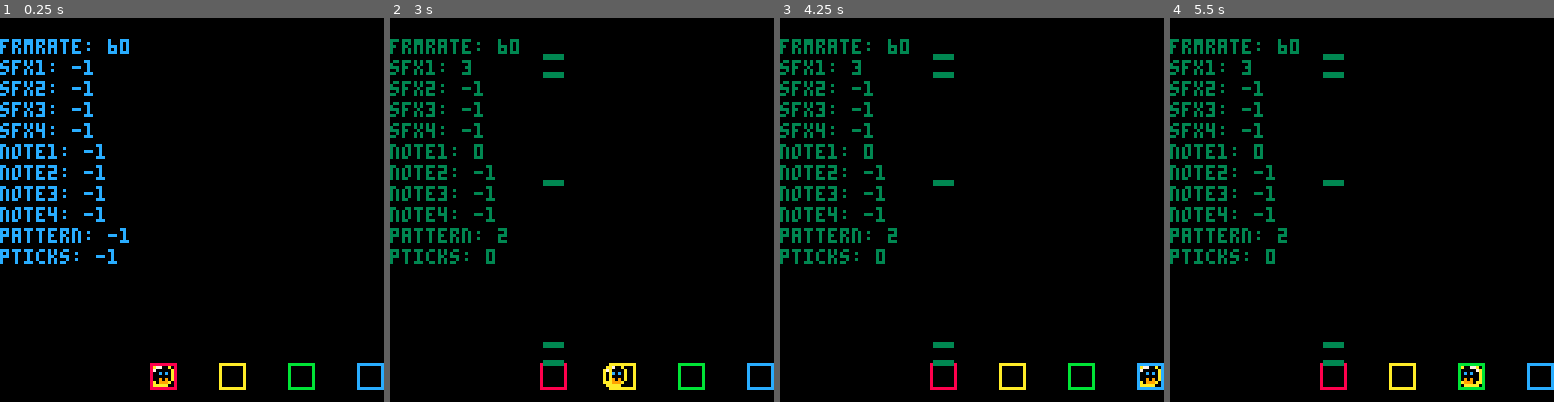
Above: before the commit, frames 1-4 (left to right).
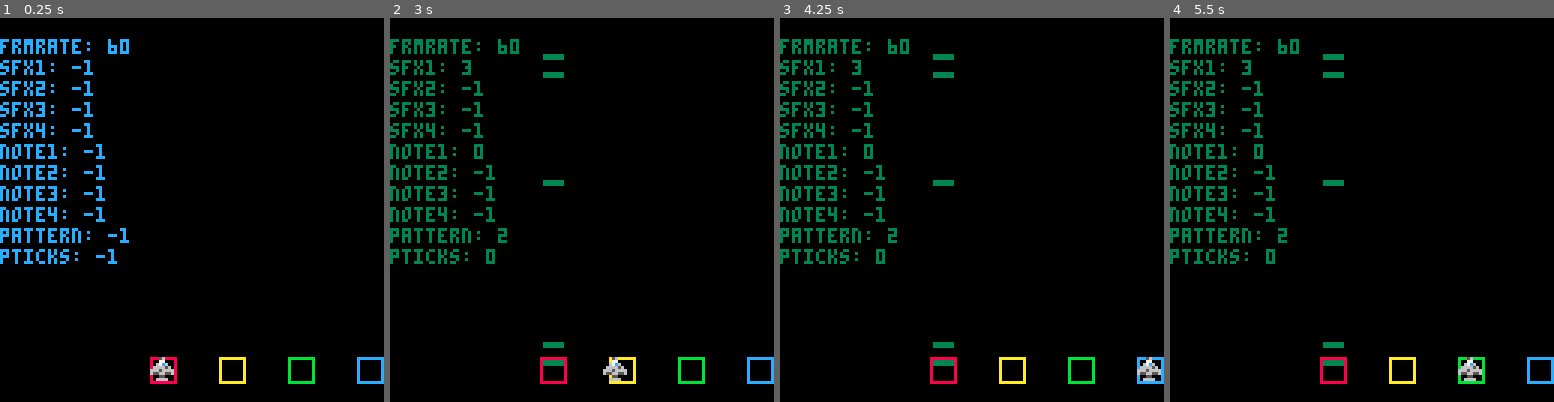
Above: after the commit, the same moments.

Repository: calebbergman/moonshot
Game: PICO-8 cartridge carts/moonbeats.p8
Two runs of this game, one before a commit and one after it. Both use one fixed random seed, a clock stepped at 60 frames per second and the inputs below.
Inputs:
- Up to frame 1 (0.25 s): no input
- Up to frame 2 (3 s): tap X (X key) at 1.07, 2.07, 2.4, 2.73 s; hold Left 1.97-2.37 s; hold Right from 2.87 s (still down)
- Up to frame 3 (4.25 s): tap X (X key) every 0.33 s from 3.07 to 4.07 s; release Right at 3.53 s; hold Right from 4.13 s (still down)
- Up to frame 4 (5.5 s): tap X (X key) every 0.33 s from 4.4 to 5.4 s; release Right at 4.53 s; hold Left from 5.13 s (still down)

The runs differ from the first frame. In frame 1, 1.1% of the frame differs, in the area x 39-100%, y 88-97%; in frame 2, 1.1%; in frame 3, 1.1%; in frame 4, 1.1%.

Commit message:
chore: moved init logic to appropriate tables
new ship sprite
ship's x/y calculated from lane's

Diff:
--- a/carts/moonbeats.p8
+++ b/carts/moonbeats.p8
@@ -8,20 +8,8 @@
 black,dark_blue,dark_purple,dark_green,brown,dark_gray,light_gray,white,red,orange,yellow,green,blue,indigo,pink,peach=0,1,2,3,4,5,6,7,8,9,10,11,12,13,14,15
 
 function _init()
- --setup play lanes
- lane.count = 3
- lane.padding = 15
- lane.width = 8
- lane.start = 127 - (((lane.count + 1) * lane.width) + (lane.padding * (lane.count)))
- lane.color = { red, yellow, green, blue }
- for i=0,lane.count do
-  lane.position[i + 1] = lane.start + ((lane.width + lane.padding) * i)
- end
-
- --init player location
- p1.lane = 1
- p1.x = lane.position[p1.lane]
- p1.y = lane.y
+ lane.init()
+ p1.init()
 end
 
 function _update60()
@@ -30,8 +18,8 @@
 
 function _draw()
 	cls()
+ lane.draw()
 	p1.draw()
- lane.draw()
  nb.draw()
  if debug.enabled then debug.draw() end
 end
@@ -39,12 +27,13 @@
 -->8
 -- player
 p1 = {
+ width=8,
+ height=8,
  prev_x=0,
  x=0,
  dx=1,
  y=0,
  lane=0,
- -- facing="left",
  dest=0,
  moving_started=0,
  moving_time=150,
@@ -57,14 +46,14 @@
  move_left=function()
   p1.start_move()
   p1.lane = (p1.lane == 1) and 1 or (p1.lane - 1)
-	 p1.dest = lane.position[p1.lane]
+	 p1.dest = p1.get_dest()
   p1.distance = abs(p1.x - p1.dest)
 	 p1.dx = -1
  end,
  move_right=function()
   p1.start_move()
-  p1.lane = (p1.lane >= #lane.position) and #lane.position or (p1.lane + 1)
-  p1.dest = lane.position[p1.lane]
+  p1.lane = (p1.lane >= #lane.x) and #lane.x or (p1.lane + 1)
+  p1.dest = p1.get_dest()
   p1.distance = abs(p1.x - p1.dest)
 	 p1.dx = 1
  end,
@@ -78,59 +67,67 @@
   end
  end,
  stop_move=function()
-  p1.x = lane.position[p1.lane]
+  p1.x = p1.dest
  	p1.is_moving = false
  	p1.moving_started = 0
  end,
+ get_dest=function()
+  return lane.x[p1.lane] + ceil((lane.width - p1.width) / 2)
+ end,
  update=function()
-  if (p1.x > lane.position[1] and btnp(⬅️)) then
+  if (p1.x > lane.x[1] and btnp(⬅️)) then
    p1.move_left()
-  elseif (p1.x < (lane.position[#lane.position]) and btnp(➡️)) then
+  elseif (p1.x < (lane.x[#lane.x]) and btnp(➡️)) then
    p1.move_right()
   end
   if p1.is_moving then
    p1.move()
   end
-  -- if (p1.prev_x != p1.x) then
-  --  p1.facing = p1.prev_x < p1.x and "left" or "right"
-  -- end
 
   if (btn(❎)) then
    music(2)
   end
  end,
  draw=function()
-  if (p1.dx == 1) then
-   spr(1,p1.x,p1.y,1,1,true)
-  else
-   spr(1,p1.x,p1.y,1,1)
-  end
- end,
+  spr(2,p1.x,p1.y,1,1)
+  -- scaling: sspr(55,-1,16,16,p1.x,p1.y,8,8)
+ end,
+ init=function()
+  p1.lane = 1
+  p1.dest = p1.get_dest()
+  p1.x = p1.dest
+  p1.y = lane.y + ceil((lane.height - p1.height) / 2)
+ end
 }
 -->8
 -- lanes
 lane = {
- y=115,
+ width=8,
+ height=8,
+ x={},
+ y=0,
  color={ red, yellow, green, blue },
  count=3,
  padding=15,
- width=8,
  start=0,
- position={},
- draw=function()
-  local y0 = 115
-  local width = 8
-  local height = 8
-  for i=0,(#lane.position - 1) do
+ draw=function()
+  for i=0,(#lane.x - 1) do
   rect(
-   lane.position[i + 1],
-   y0,
-   lane.position[i + 1] + width,
-   y0 + height,
+   lane.x[i + 1],
+   lane.y,
+   lane.x[i + 1] + lane.width,
+   lane.y + lane.height,
    lane.color[i + 1]
   )
   end
  end,
+ init=function()
+  lane.y = 121 - lane.height
+  lane.start = 127 - (((lane.count + 1) * lane.width) + (lane.padding * (lane.count)))
+  for i=0,lane.count do
+   lane.x[i + 1] = lane.start + ((lane.width + lane.padding) * i)
+  end
+ end
 }
 -->8
 -- noteboard functions
@@ -225,21 +222,21 @@
 }
 
 __gfx__
-0000000000aaaa000000000000000000000000000000000000000000000000000000000000000000000000000000000000000000000000000000000000000000
-000000000a0077a0000000000000000000022222222c000000000000000000000000000000000000000000000000000000000000000000000000000000000000
-00700700a000007a00000000000000000022eeeeeee2c00000000000000000000000000000000000000000000000000000000000000000000000000000000000
-00077000a0c0c00a0000000000000000022eeeeeeeee220000000000000000000000000000000000000000000000000000000000000000000000000000000000
-00077000a000000a000000000000000002eee77e77eee20000000000000000000000000000000000000000000000000000000000000000000000000000000000
-00700700a090900a000000000000000002eee07e07eee20000000000000000000000000000000000000000000000000000000000000000000000000000000000
-000000000a9990aa000000000000000002eeceeeeecee20000000000000000000000000000000000000000000000000000000000000000000000000000000000
-0000000000aaaaa0000000000000000002ecfeeeeefce20000000000000000000000000000000000000000000000000000000000000000000000000000000000
-0000000000000000000000000000000002eeee888eeee20000000000000000000000000000000000000000000000000000000000000000000000000000000000
-0000000000000000000000000000000000ceee222eeec00000000000000000000000000000000000000000000000000000000000000000000000000000000000
-000000000000000000000000000000000000eeeeeee0000000000000000000000000000000000000000000000000000000000000000000000000000000000000
-000000000000000000000000000000000c0000eee0000c0000000000000000000000000000000000000000000000000000000000000000000000000000000000
-00000000000000000000000000000000000888eee888000000000000000000000000000000000000000000000000000000000000000000000000000000000000
-000000000000000000000000000e22222288888e88888222222e0000000000000000000000000000000000000000000000000000000000000000000000000000
-000000000000000000000000000e22222888888888788822222e0000000000000000000000000000000000000000000000000000000000000000000000000000
+0000000000aaaa000005600000000000000000000000000000000000000000000000000000000000000000000000000000000000000000000000000000000000
+000000000a0077a0000770000000000000022222222c000000000000000000066000000000000000000000000000000000000000000000000000000000000000
+00700700a000007a0067c600000000000022eeeeeee2c00000000000000000666600000000000000000000000000000000000000000000000000000000000000
+00077000a0c0c00a0666656000000000022eeeeeeeee220000000000000006555560000000000000000000000000000000000000000000000000000000000000
+00077000a000000a666566660000000002eee77e77eee20000000000000005677650000000000000000000000000000000000000000000000000000000000000
+00700700a090900a655665560000000002eee07e07eee200000000000000057c1750000000000000000000000000000000000000000000000000000000000000
+000000000a9990aa000550000000000002eeceeeeecee200000000000000657cc756000000000000000000000000000000000000000000000000000000000000
+0000000000aaaaa0006666000000000002ecfeeeeefce20000000000000665677656600000000000000000000000000000000000000000000000000000000000
+0000000000000000000000000000000002eeee888eeee20000000000006665666656660000000000000000000000000000000000000000000000000000000000
+0000000000000000000000000000000000ceee222eeec00000000000066665666656666000000000000000000000000000000000000000000000000000000000
+000000000000000000000000000000000000eeeeeee0000000000000666666566566666600000000000000000000000000000000000000000000000000000000
+000000000000000000000000000000000c0000eee0000c0000000000065555655655556000000000000000000000000000000000000000000000000000000000
+00000000000000000000000000000000000888eee888000000000000000005666650000000000000000000000000000000000000000000000000000000000000
+000000000000000000000000000e22222288888e88888222222e0000000006666660000000000000000000000000000000000000000000000000000000000000
+000000000000000000000000000e22222888888888788822222e0000000055555555000000000000000000000000000000000000000000000000000000000000
 00000000000000000000000000000000888888888887888000000000000000000000000000000000000000000000000000000000000000000000000000000000
 00000000000000000000000000000000888888888888788000000000000000000000000000000000000000000000000000000000000000000000000000000000
 00000000000000000000000000000000888888888888888000000000000000000000000000000000000000000000000000000000000000000000000000000000
